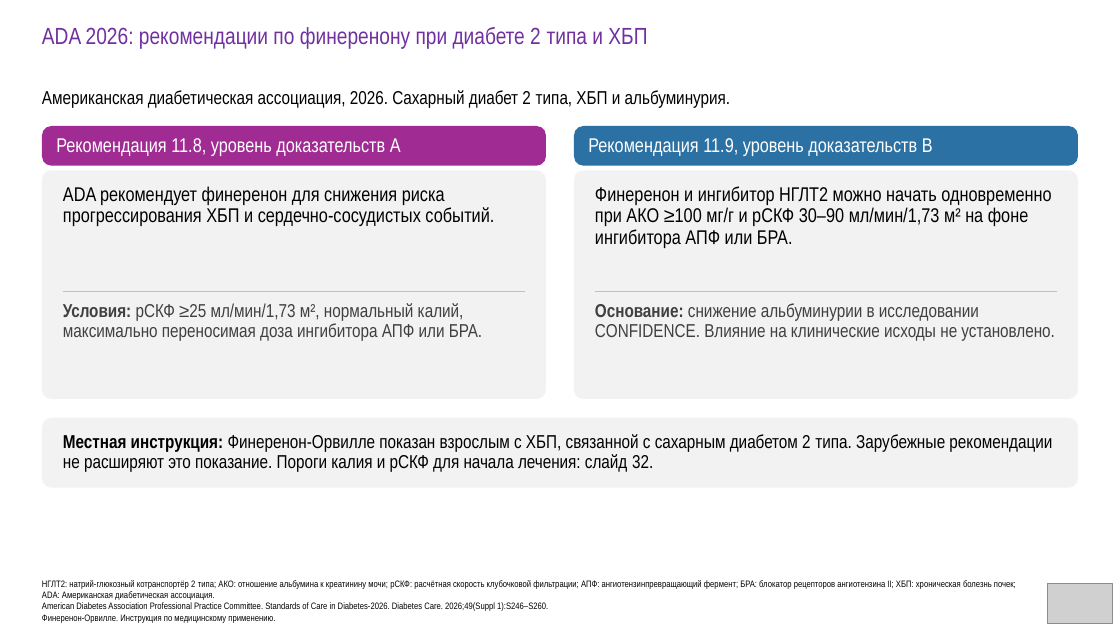
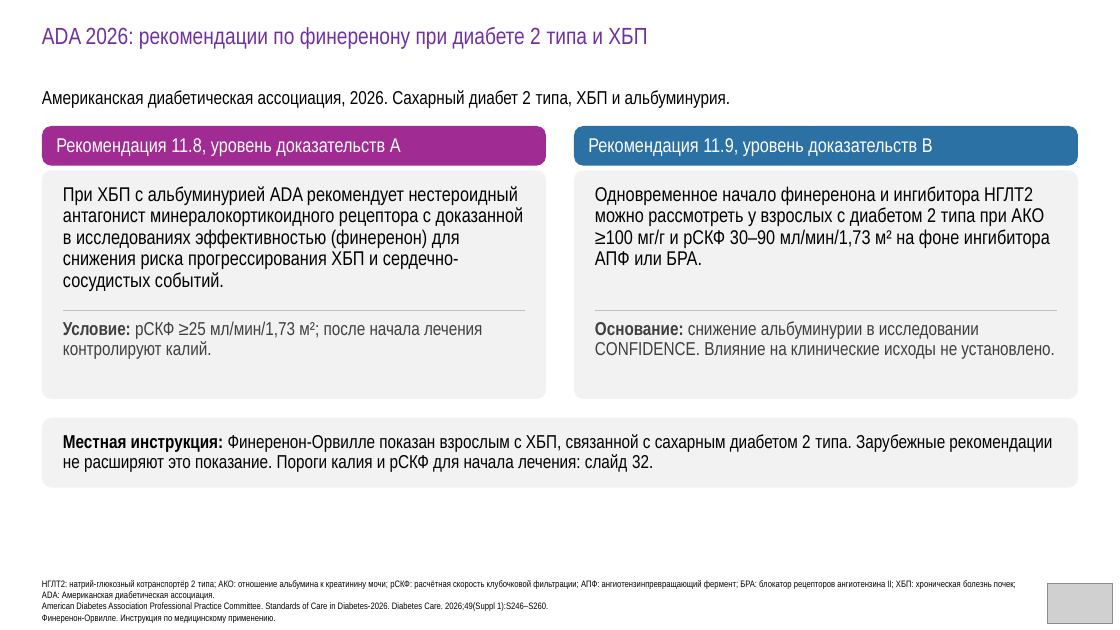
Before and after one commit to drabdulbosit1-eng/my-test-cloud, a slide deck: slide 26 of finerenone/Finerenone_Levin_reviewed.pptx. Drawn at 1120x630 pixels with LibreOffice and Linux fonts; fonts in the diff are those of the drawing; grey boxes stand for pictures. Boxes give left, top, right and bottom in pixels: in the first picture for what was removed or moved away, otherwise in the second. Text is boxed around its words. In the diff, an @@ line names an element or a change of style, - is before the commit and + after.

```diff
--- a/finerenone/Finerenone_Levin_reviewed.pptx
+++ b/finerenone/Finerenone_Levin_reviewed.pptx
@@ text at (63, 186, 524, 291): text changed @@
-ADA рекомендует финеренон для снижения риска прогрессирования ХБП и сердечно-сосудистых событий.
+При ХБП с альбуминурией ADA рекомендует нестероидный антагонист минералокортикоидного рецептора с доказанной в исследованиях эффективностью (финеренон) для снижения риска прогрессирования ХБП и сердечно-сосудистых событий.
@@ text at (595, 186, 1050, 265): text changed @@
-Финеренон и ингибитор НГЛТ2 можно начать одновременно при АКО ≥100 мг/г и рСКФ 30–90 мл/мин/1,73 м² на фоне ингибитора АПФ или БРА.
+Одновременное начало финеренона и ингибитора НГЛТ2 можно рассмотреть у взрослых с диабетом 2 типа при АКО ≥100 мг/г и рСКФ 30–90 мл/мин/1,73 м² на фоне ингибитора АПФ или БРА.
@@ line moved from (63, 292) - (525, 292) to (63, 310) - (525, 310) @@
@@ text at (63, 321, 482, 359): text changed @@
-Условия: рСКФ ≥25 мл/мин/1,73 м², нормальный калий, максимально переносимая доза ингибитора АПФ или БРА.
+Условие: рСКФ ≥25 мл/мин/1,73 м²; после начала лечения контролируют калий.
@@ text "Основание: снижение альбуминурии в исследовании ...": place and size @@
-text "Основание: снижение альбуминурии в исследовании ..." at (595, 303, 1054, 341)
+text "Основание: снижение альбуминурии в исследовании ..." at (595, 321, 1054, 359)
@@ line moved from (595, 292) - (1057, 292) to (595, 310) - (1057, 310) @@
```
Also in this commit, not shown: 11 other slides changed, 1 other file.
